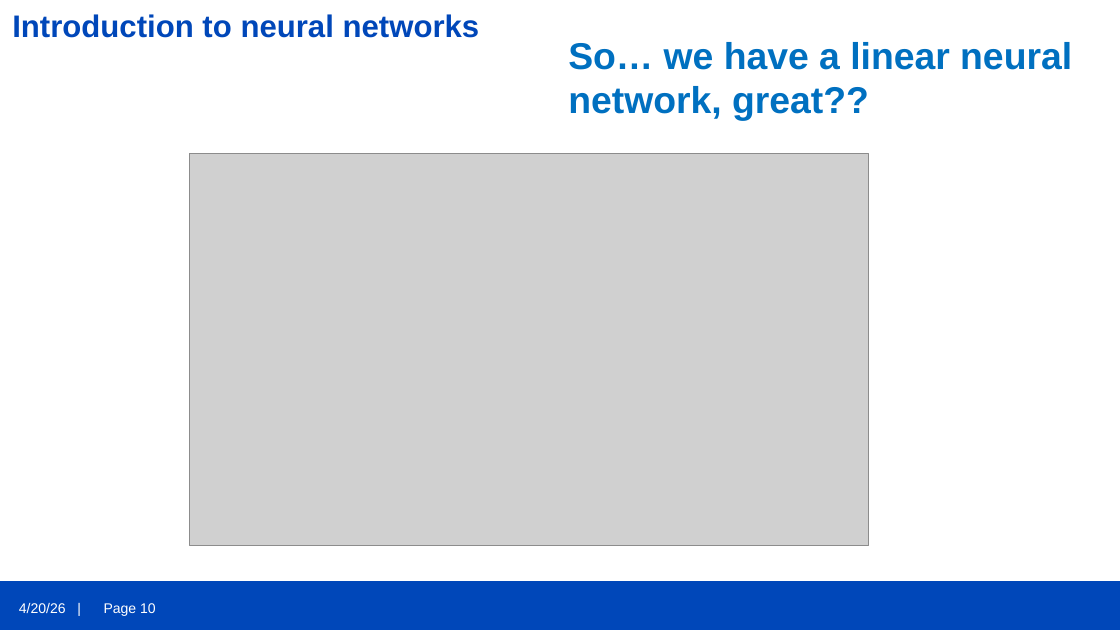
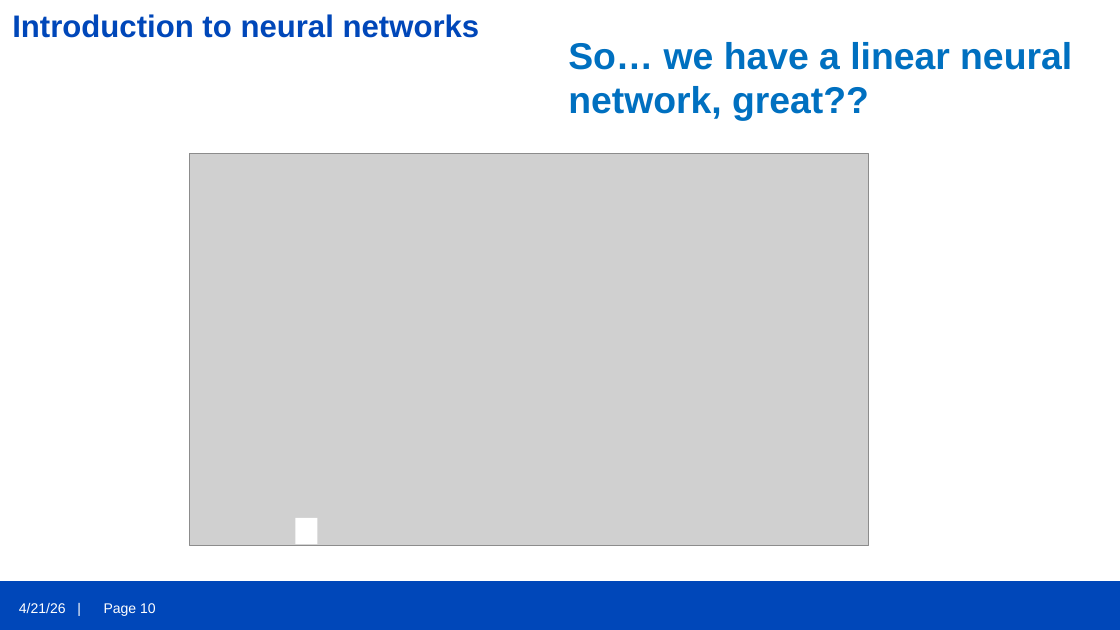
Before and after one commit to OscarGVelasco/DKFZ_bio_2026, a slide deck: slide 10 of Introduction_Neural_nets_Oscar_20April2026.pptx. Drawn at 1120x630 pixels with LibreOffice and Linux fonts; fonts in the diff are those of the drawing; grey boxes stand for pictures; background and template pictures are left out. Boxes give left, top, right and bottom in pixels: in the first picture for what was removed or moved away, otherwise in the second. Text is boxed around its words. In the diff, an @@ line names an element or a change of style, - is before the commit and + after.

```diff
--- a/Introduction_Neural_nets_Oscar_20April2026.pptx
+++ b/Introduction_Neural_nets_Oscar_20April2026.pptx
@@ rectangle added at [296,517,318,544], fill #FFFFFF, 10.5 pt, text #000000 @@
+2
@@ text at [19,603,66,613]: text changed @@
-4/20/26 |
+4/21/26 |
```
Also in this commit, not shown: 34 other slides changed.
